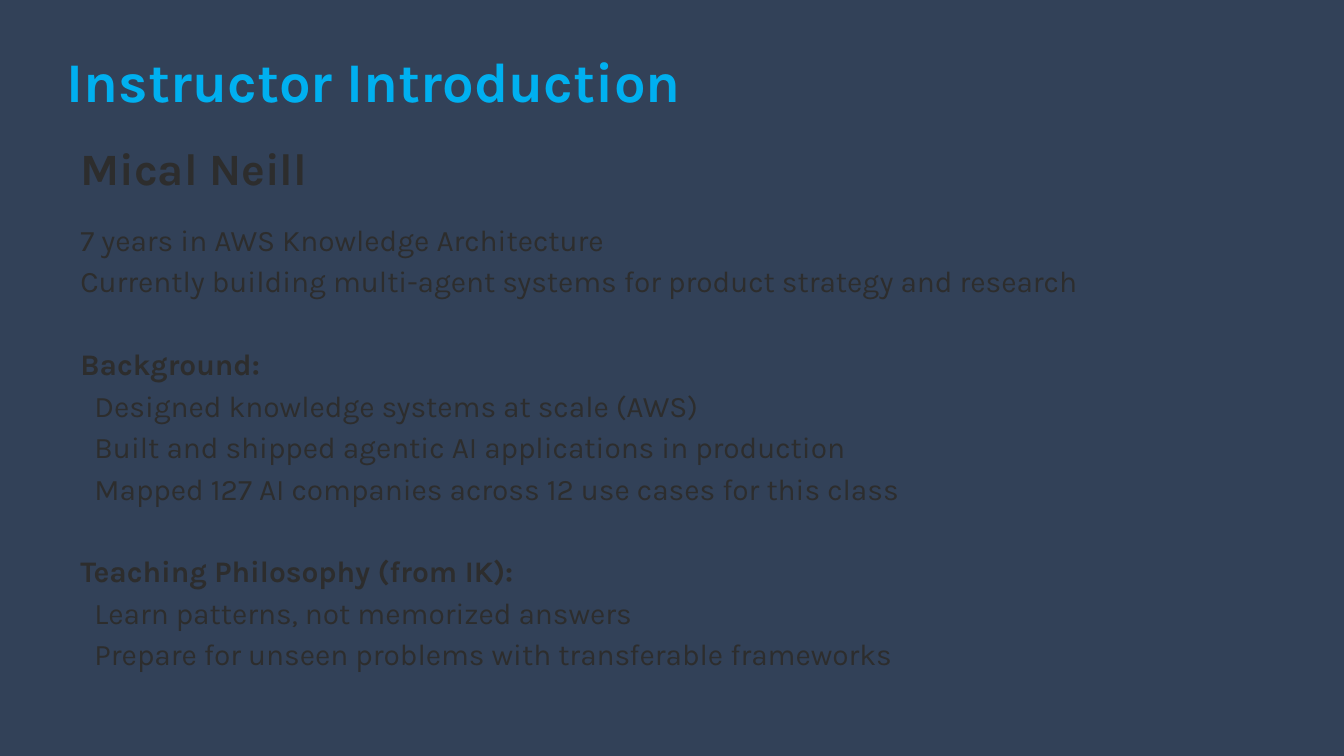
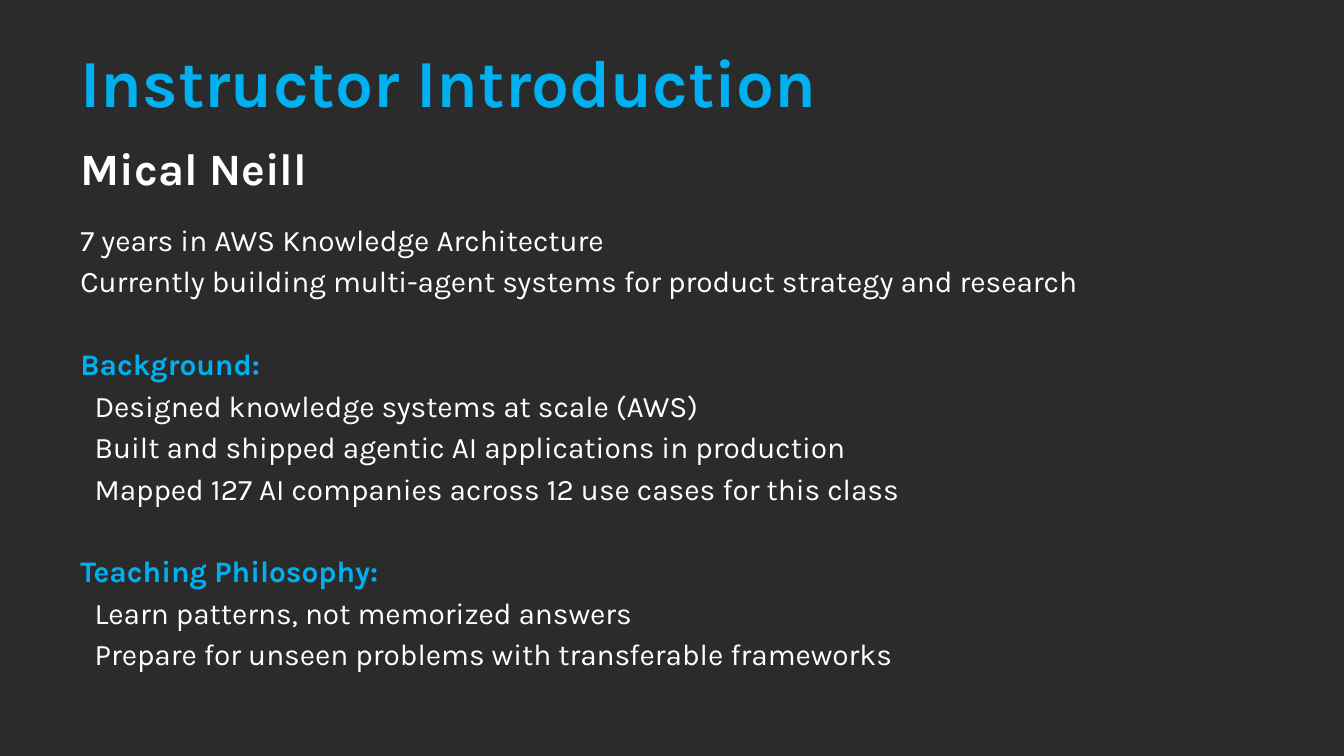
Before and after one commit to pretendhome/pretendhome, a slide deck: slide 2 of projects/agent-class/interview-prep/AGENTIC_SYSTEMS_CLASS.pptx. Drawn at 1344x756 pixels with LibreOffice and Linux fonts; fonts in the diff are those of the drawing; background and template pictures are left out; a plain dark background stands for a picture behind light text. Boxes give left, top, right and bottom in pixels: in the first picture for what was removed or moved away, otherwise in the second. Text is boxed around its words. In the diff, an @@ line names an element or a change of style, - is before the commit and + after.

```diff
--- a/projects/agent-class/interview-prep/AGENTIC_SYSTEMS_CLASS.pptx
+++ b/projects/agent-class/interview-prep/AGENTIC_SYSTEMS_CLASS.pptx
@@ background #324158 to picture (left out) @@
@@ text "Instructor Introduction": place and size @@
-text "Instructor Introduction" at bbox=[67, 62, 681, 103]
+text "Instructor Introduction" at bbox=[80, 59, 816, 108]
@@ text "Instructor Introduction" at bbox=[80, 59, 816, 108]: size 30 to 36 pt @@
@@ text added at bbox=[80, 153, 307, 186], 24 pt, text #FFFFFF, bold @@
+Mical Neill
@@ text added at bbox=[80, 230, 1077, 672], 16 pt, text #FFFFFF @@
+7 years in AWS Knowledge Architecture
+Currently building multi-agent systems for product strategy and research
+Background:
+Designed knowledge systems at scale (AWS)
+Built and shipped agentic AI applications in production
+Mapped 127 AI companies across 12 use cases for this class
+Teaching Philosophy:
+Learn patterns, not memorized answers
+Prepare for unseen problems with transferable frameworks
```
Also in this commit, not shown: 13 other slides changed, 6 slides added, 9 slides removed, 8 other files.
